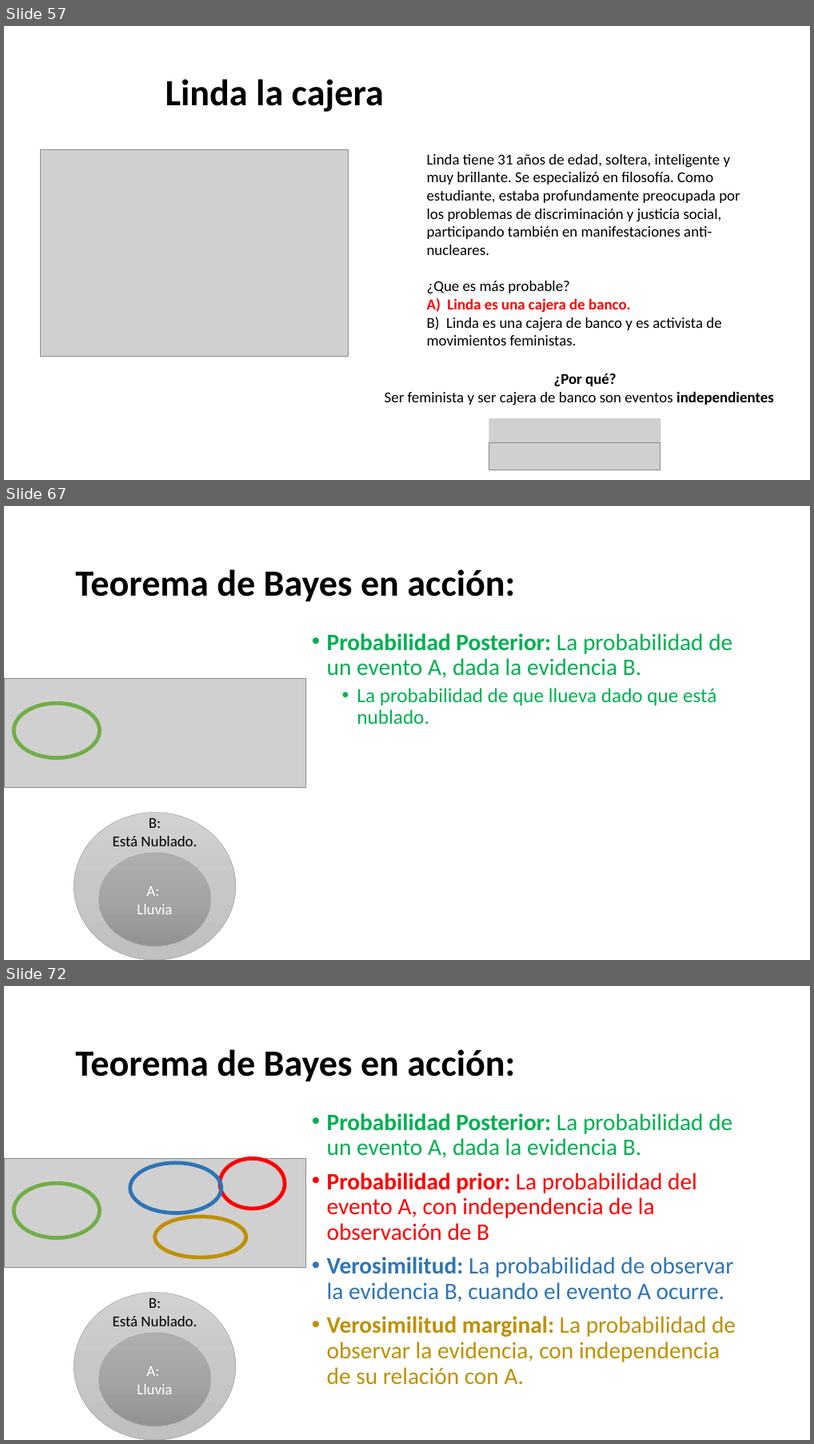
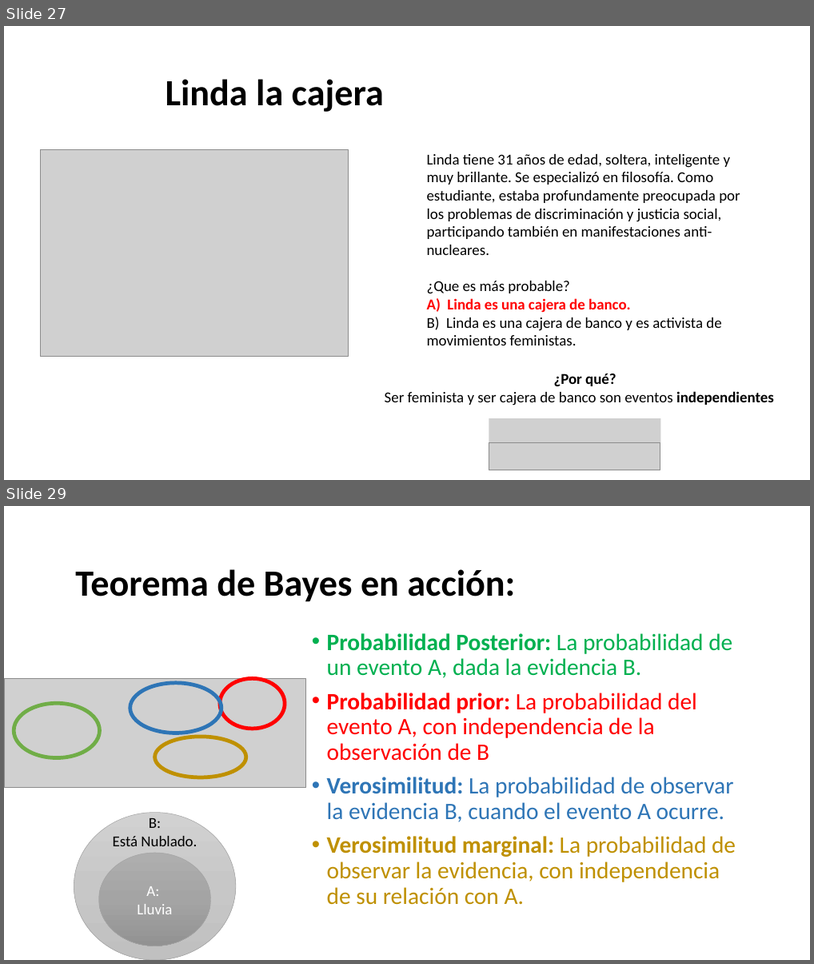
Before and after one commit to Adrifelcha/afchavez-019, a slide deck: JeanPiaget/2019-2020/Cuarentena/Sexto - Clases Remotas/2-InferenciaProbabilística.pptx. Shown one above the other, each under a label of ours: slides 57, 67 and 72 before the commit, slides 27 and 29 after it; the slides between them are not shown. The pictures are 814x1444 and 814x964 pixels, drawn with LibreOffice and Linux fonts; fonts in the diff are those of the drawing; grey boxes stand for pictures. Boxes give left, top, right and bottom in pixels: in the first picture for what was removed or moved away, otherwise in the second. Text is boxed around its words. In the diff, an @@ line names an element or a change of style, - is before the commit and + after.

```diff
--- a/JeanPiaget/2019-2020/Cuarentena/Sexto - Clases Remotas/2-InferenciaProbabilística.pptx
+++ b/JeanPiaget/2019-2020/Cuarentena/Sexto - Clases Remotas/2-InferenciaProbabilística.pptx
@@ slide 67 removed at <box>4,506,810,960</box>, background #FFFFFF @@
@@ text removed at <box>75,569,515,602</box> @@
-Teorema de Bayes en acción:
@@ text removed at <box>327,633,733,724</box> @@
-• Probabilidad Posterior: La probabilidad de un evento A, dada la evidencia B.
-  • La probabilidad de que llueva dado que está nublado.
@@ picture removed at <box>4,679,306,788</box> @@
@@ ellipse removed at <box>14,704,99,758</box> @@
@@ ellipse removed at <box>74,812,236,960</box> @@
-B:
-Está Nublado.
@@ ellipse removed at <box>99,852,211,946</box> @@
-A:
-Lluvia
@@ what was slide 57 is now slide 27 @@
@@ what was slide 72 is now slide 29 @@
```
Also in this commit, not shown: 14 slides changed, 2 slides added, 58 other slides removed, 5 other files.
